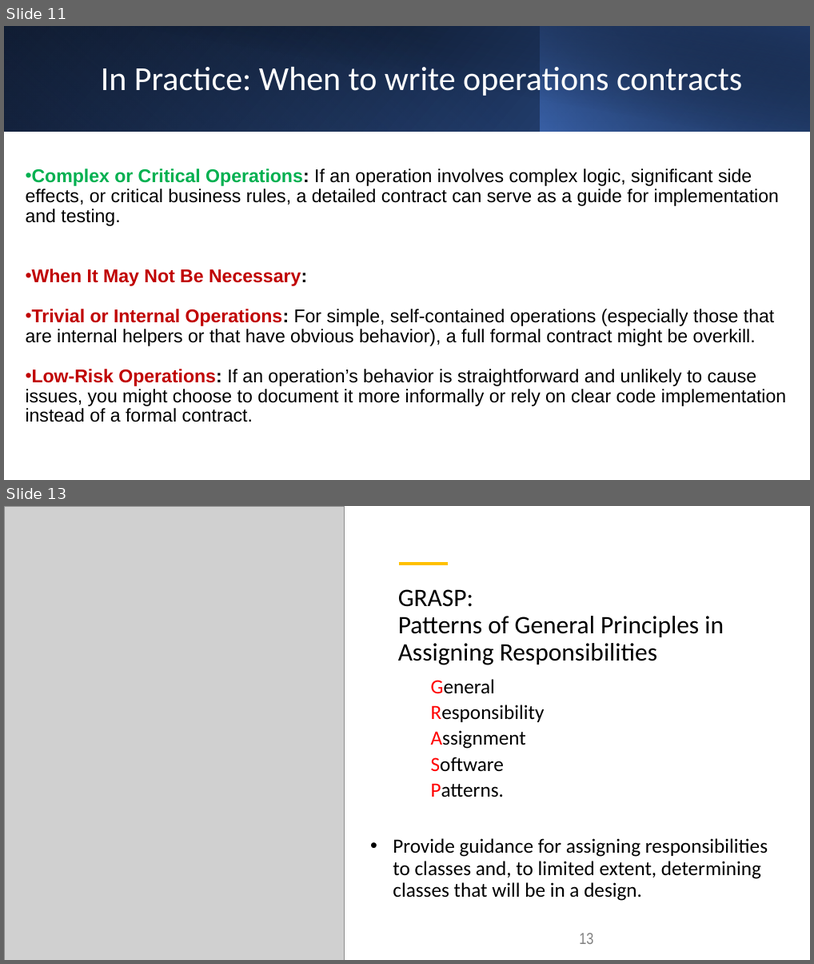
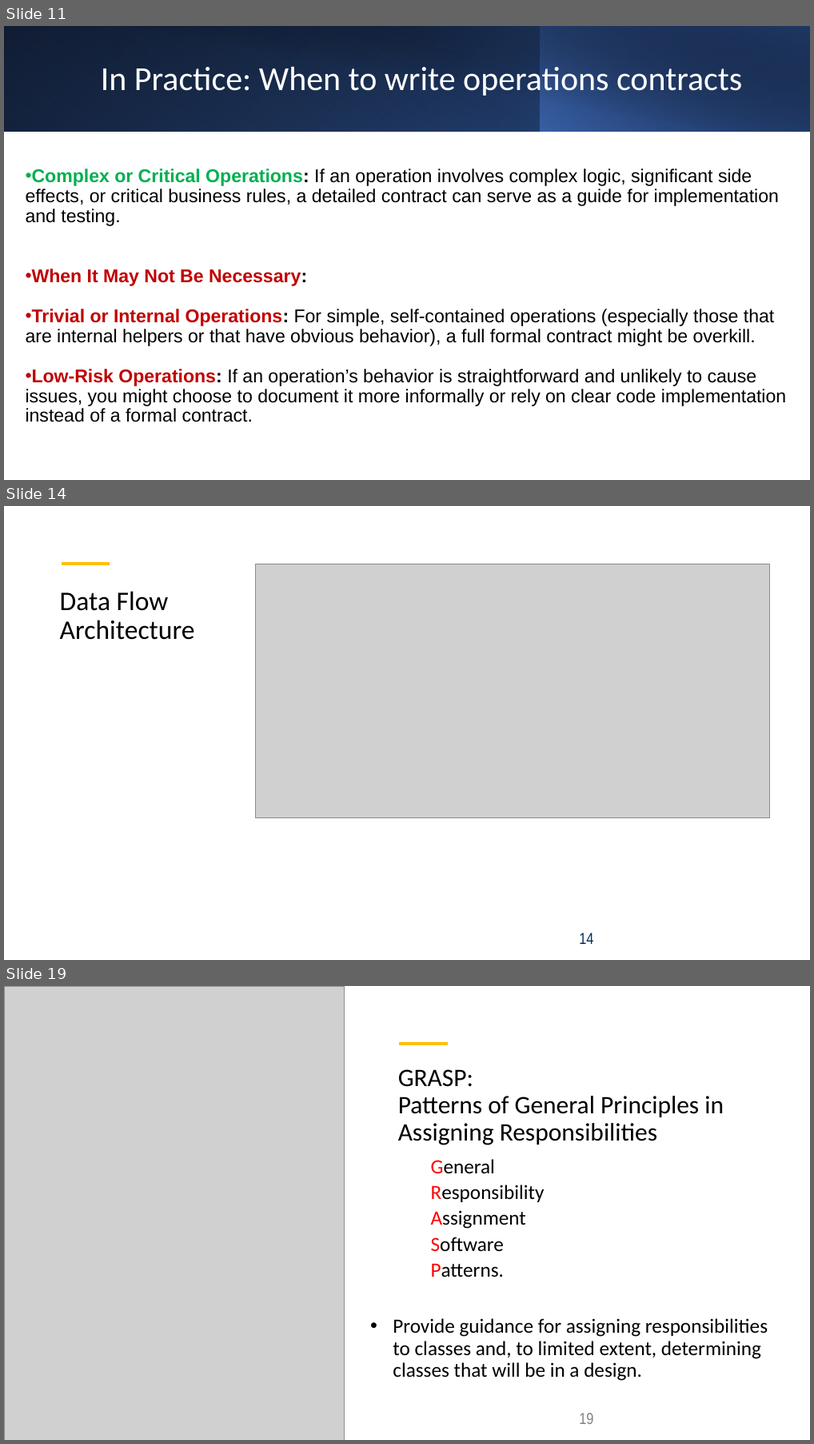
Before and after one commit to kthanasi-git/SW_Engineering, a slide deck: SOFTWARE ENGINEERING/SLIDES/7-Design Principles I.pptx. Shown one above the other, each under a label of ours: slides 11 and 13 before the commit, slides 11, 14 and 19 after it; the slides between them are not shown. The pictures are 814x964 and 814x1444 pixels, drawn with LibreOffice and Linux fonts; fonts in the diff are those of the drawing; grey boxes stand for pictures. Boxes give left, top, right and bottom in pixels: in the first picture for what was removed or moved away, otherwise in the second. Text is boxed around its words. In the diff, an @@ line names an element or a change of style, - is before the commit and + after.

```diff
--- a/SOFTWARE ENGINEERING/SLIDES/7-Design Principles I.pptx
+++ b/SOFTWARE ENGINEERING/SLIDES/7-Design Principles I.pptx
@@ slide 14 added at (4, 506, 810, 960), background #FFFFFF @@
@@ line added from (62, 564) to (110, 564), #FFC000 4.5 pt @@
@@ picture added at (256, 564, 770, 817) @@
@@ title added at (60, 591, 195, 640), 32 pt, text #000000 @@
+Data Flow Architecture
@@ page number added at (579, 932, 594, 944), 19 pt, text #002B5D @@
+14
@@ what was slide 13 is now slide 19 @@
@@ page number at (579, 1412, 594, 1424): text changed @@
-13
+19
```
Also in this commit, not shown: 4 slides changed, 6 other slides added, 20 other files.
